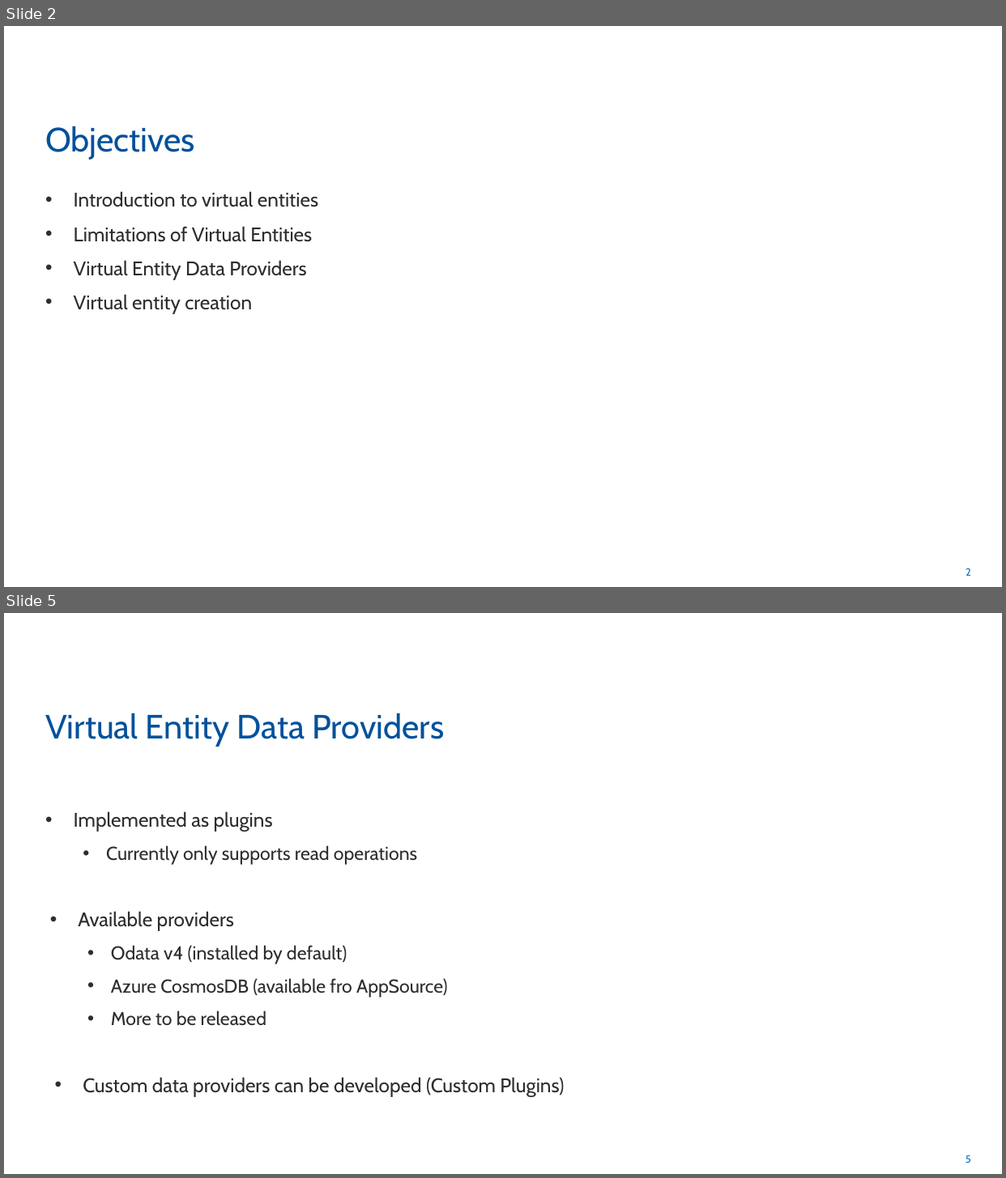
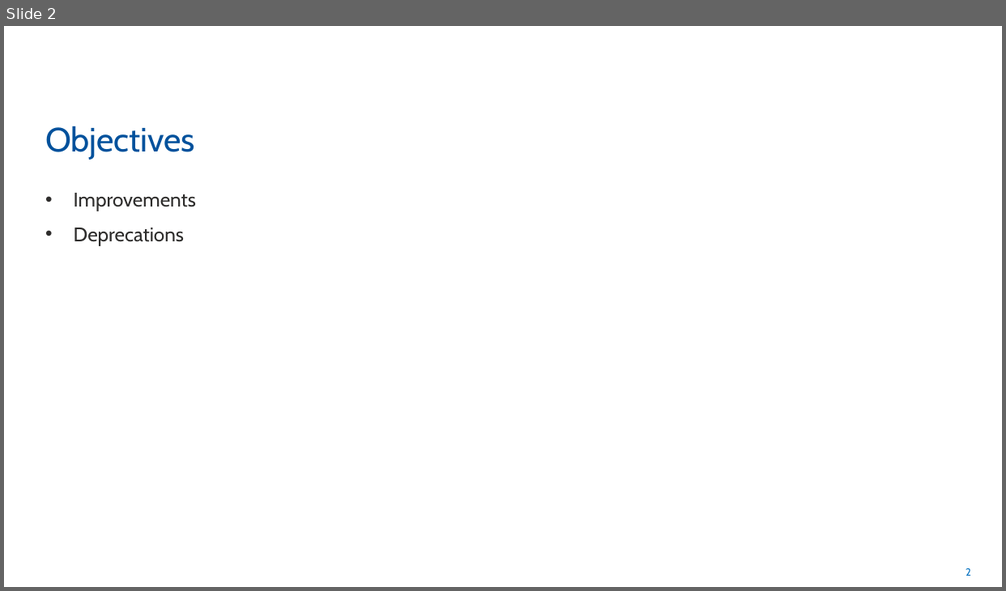
Before and after one commit to rogerhillgsy/CRMTraining, a slide deck: Documents/QA Powerpoints/Module 10.pptx. Shown one above the other, each under a label of ours: slides 2 and 5 before the commit, slide 2 after it; the slides between them are not shown. The pictures are 1006x1178 and 1006x591 pixels, drawn with LibreOffice and Linux fonts; fonts in the diff are those of the drawing. Boxes give left, top, right and bottom in pixels: in the first picture for what was removed or moved away, otherwise in the second. Text is boxed around its words. In the diff, an @@ line names an element or a change of style, - is before the commit and + after.

```diff
--- a/Documents/QA Powerpoints/Module 10.pptx
+++ b/Documents/QA Powerpoints/Module 10.pptx
@@ slide 5 removed at (4,613,1002,1174), background #FFFFFF; not listed: 1 template element that a slide beside it also shows @@
@@ title removed at (45,713,444,747) @@
-Virtual Entity Data Providers
@@ text removed at (74,811,564,1097) @@
-• Implemented as plugins
-  • Currently only supports read operations
-• Available providers
-  • Odata v4 (installed by default)
-  • Azure CosmosDB (available fro AppSource)
-  • More to be released
-• Custom data providers can be developed (Custom Plugins)
@@ slide 2 changed as well @@
@@ text at (74,193,196,246): text changed @@
-• Introduction to virtual entities
-• Limitations of Virtual Entities
-• Virtual Entity Data Providers
-• Virtual entity creation
+• Improvements
+• Deprecations
```
Also in this commit, not shown: 4 other slides changed, 8 slides added, 9 other slides removed, 1 other file.
